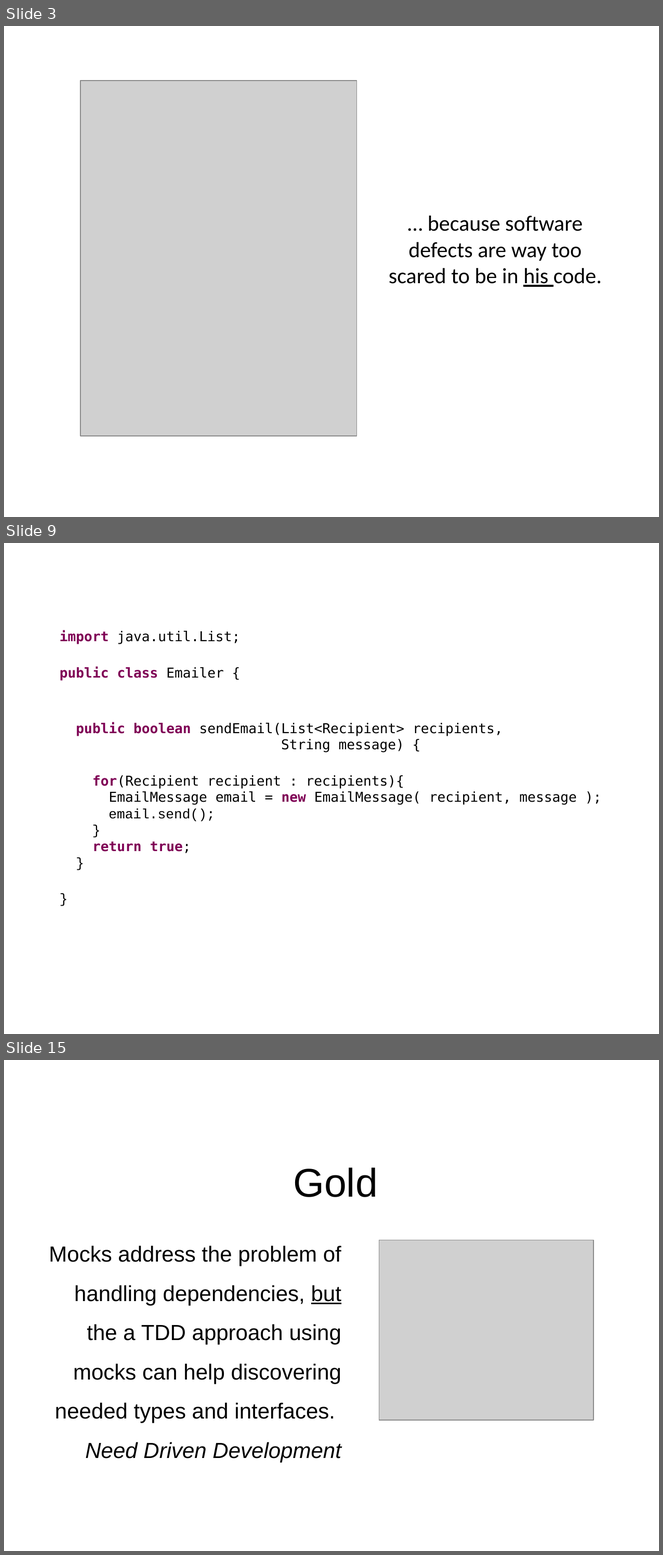
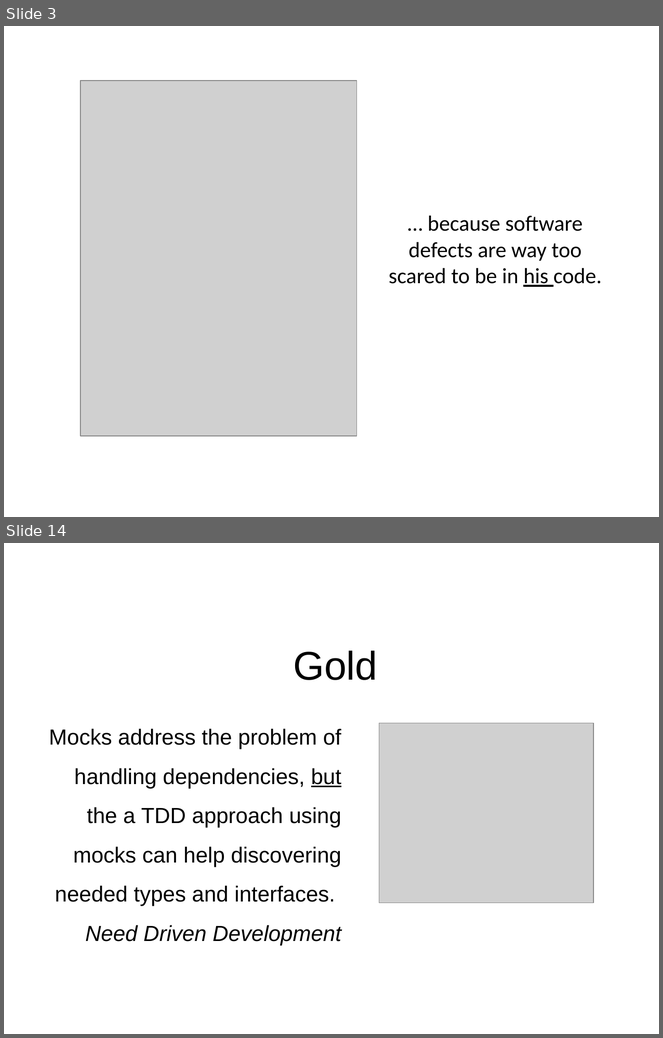
Before and after one commit to virtix/swe-795, a slide deck: doc/Test Doubles and Dependency Design.pptx. Shown one above the other, each under a label of ours: slides 3, 9 and 15 before the commit, slides 3 and 14 after it; the slides between them are not shown. The pictures are 663x1555 and 663x1038 pixels, drawn with LibreOffice and Linux fonts; fonts in the diff are those of the drawing; grey boxes stand for pictures. Boxes give left, top, right and bottom in pixels: in the first picture for what was removed or moved away, otherwise in the second. Text is boxed around its words. In the diff, an @@ line names an element or a change of style, - is before the commit and + after.

```diff
--- a/doc/Test Doubles and Dependency Design.pptx
+++ b/doc/Test Doubles and Dependency Design.pptx
@@ slide 9 removed at bbox=[4, 543, 659, 1034], background #FFFFFF @@
@@ text removed at bbox=[60, 631, 577, 853] @@
-import java.util.List;
-public class Emailer {
-public boolean sendEmail(List<Recipient> recipients,
-String message) {
-for(Recipient recipient : recipients){
-EmailMessage email = new EmailMessage( recipient, message );
-email.send();
-}
-return true;
-}
-}
@@ what was slide 15 is now slide 14 @@
```
Also in this commit, not shown: 9 slides changed, 1 slide added, 1 other slide removed, 11 other files.
